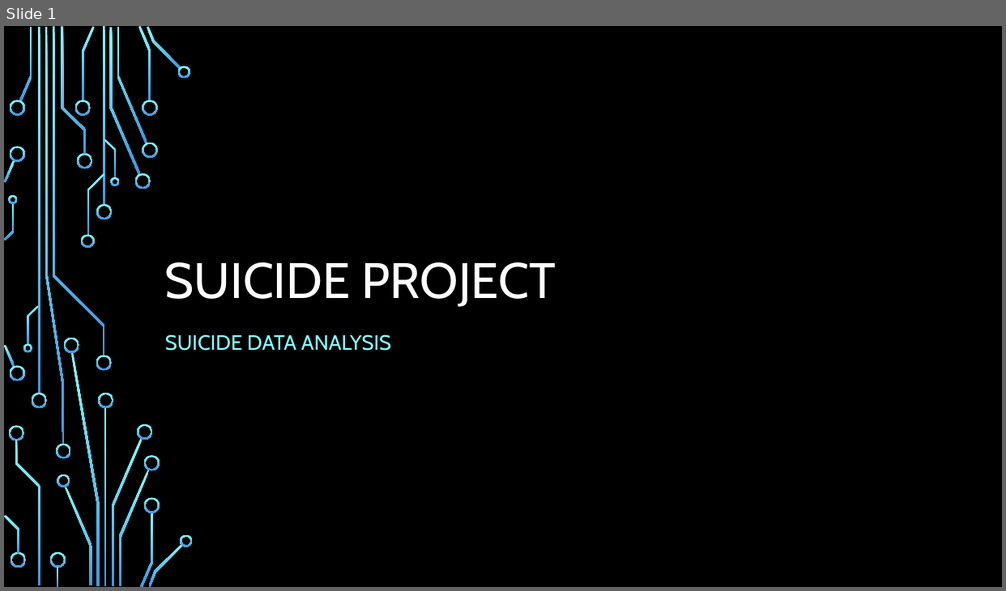
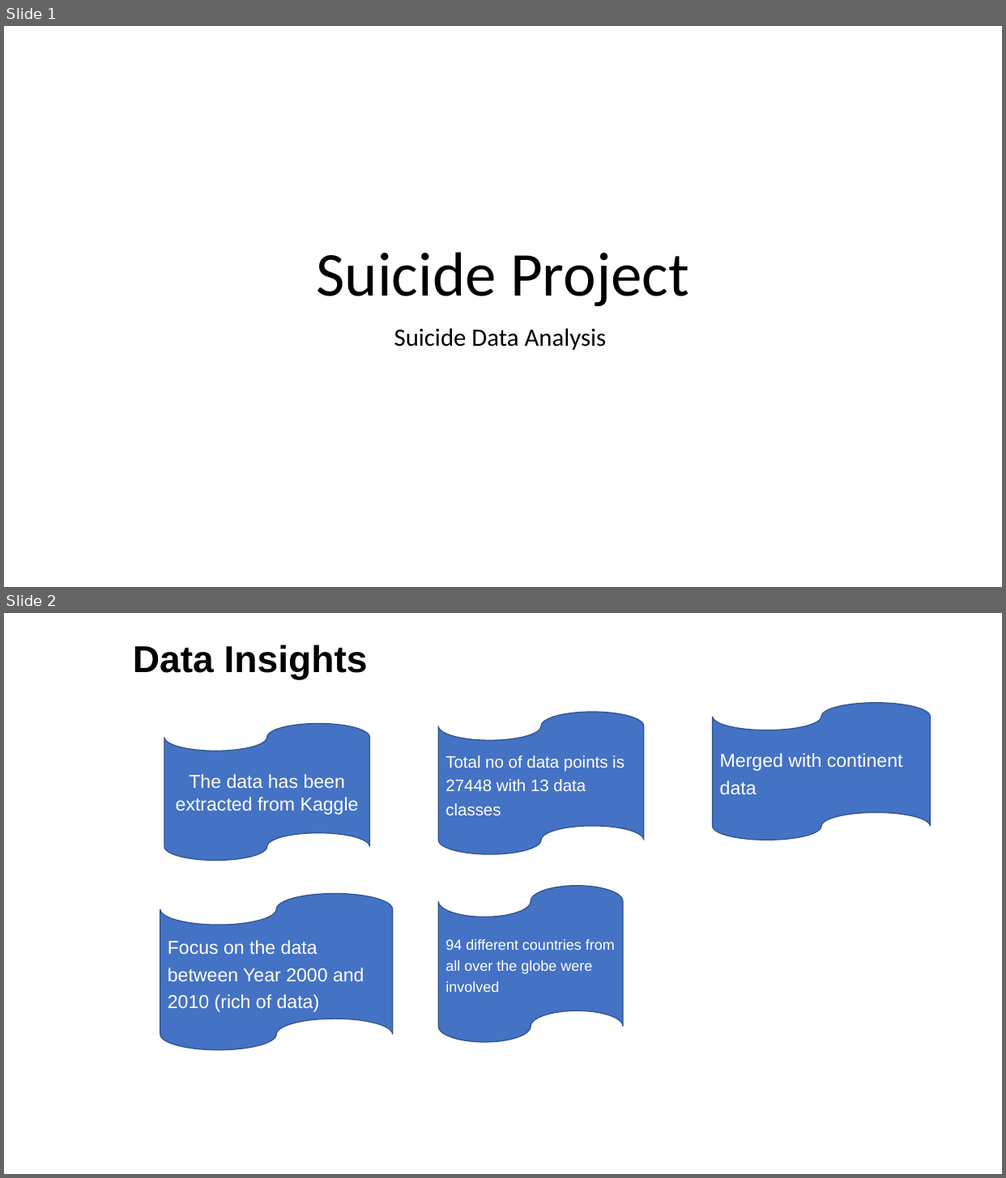
Before and after one commit to mguner-data/Global_Suicide_Data_Analysis, a slide deck: AL_Final_Presentation.pptx. Shown one above the other, each under a label of ours: slide 1 before the commit, slides 1 and 2 after it. The pictures are 1006x591 and 1006x1178 pixels, drawn with LibreOffice and Linux fonts; fonts in the diff are those of the drawing; background and template pictures are left out. Boxes give left, top, right and bottom in pixels: in the first picture for what was removed or moved away, otherwise in the second. Text is boxed around its words. In the diff, an @@ line names an element or a change of style, - is before the commit and + after.

```diff
--- a/AL_Final_Presentation.pptx
+++ b/AL_Final_Presentation.pptx
@@ slide 2 added at [4, 613, 1002, 1174], background #FFFFFF @@
@@ text added at [133, 645, 368, 680], 36 pt, text #000000, bold @@
+Data Insights
@@ flow chart punched tape added at [713, 703, 931, 840], fill #4472C4, outline #325491 1 pt, 18 pt, text #FFFFFF @@
+Merged with continent data
@@ flow chart punched tape added at [164, 724, 369, 861], fill #4472C4, outline #325491 1 pt, 18 pt, text #FFFFFF @@
+The data has been extracted from Kaggle
@@ flow chart punched tape added at [438, 712, 643, 855], fill #4472C4, outline #325491 1 pt, 16 pt, text #FFFFFF @@
+Total no of data points is 27448 with 13 data classes
@@ flow chart punched tape added at [160, 894, 393, 1050], fill #4472C4, outline #325491 1 pt, 18 pt, text #FFFFFF @@
+Focus on the data between Year 2000 and 2010 (rich of data)
@@ flow chart punched tape added at [438, 885, 622, 1042], fill #4472C4, outline #325491 1 pt, 14 pt, text #FFFFFF @@
+94 different countries from all over the globe were involved
@@ slide 1 changed as well @@
@@ background picture (left out) to #FFFFFF @@
@@ title at [316, 252, 689, 307]: text changed; size 48 to 60 pt; font Cabin to Calibri; text colour #FFFFFF to #000000 @@
-SUICIDE PROJECT
+Suicide Project
@@ subtitle at [394, 328, 607, 350]: text changed; size 20 to 24 pt; font Cabin to Calibri; text colour #82FFFF to #000000 @@
-SUICIDE DATA ANALYSIS
+Suicide Data Analysis
@@ group removed at [4, 26, 193, 587]: 50 freeform shapes, 4 rectangles @@
```
Also in this commit, not shown: 8 other slides changed, 1 other slide added.
